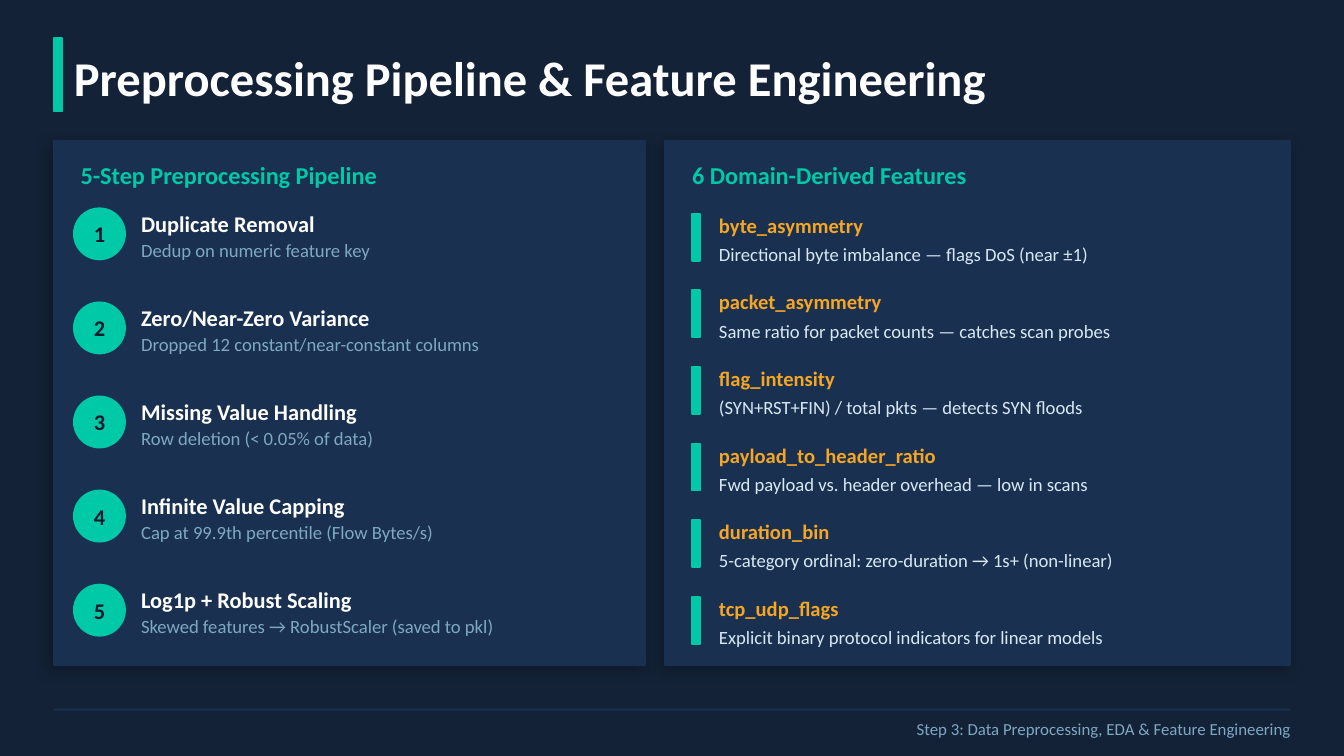
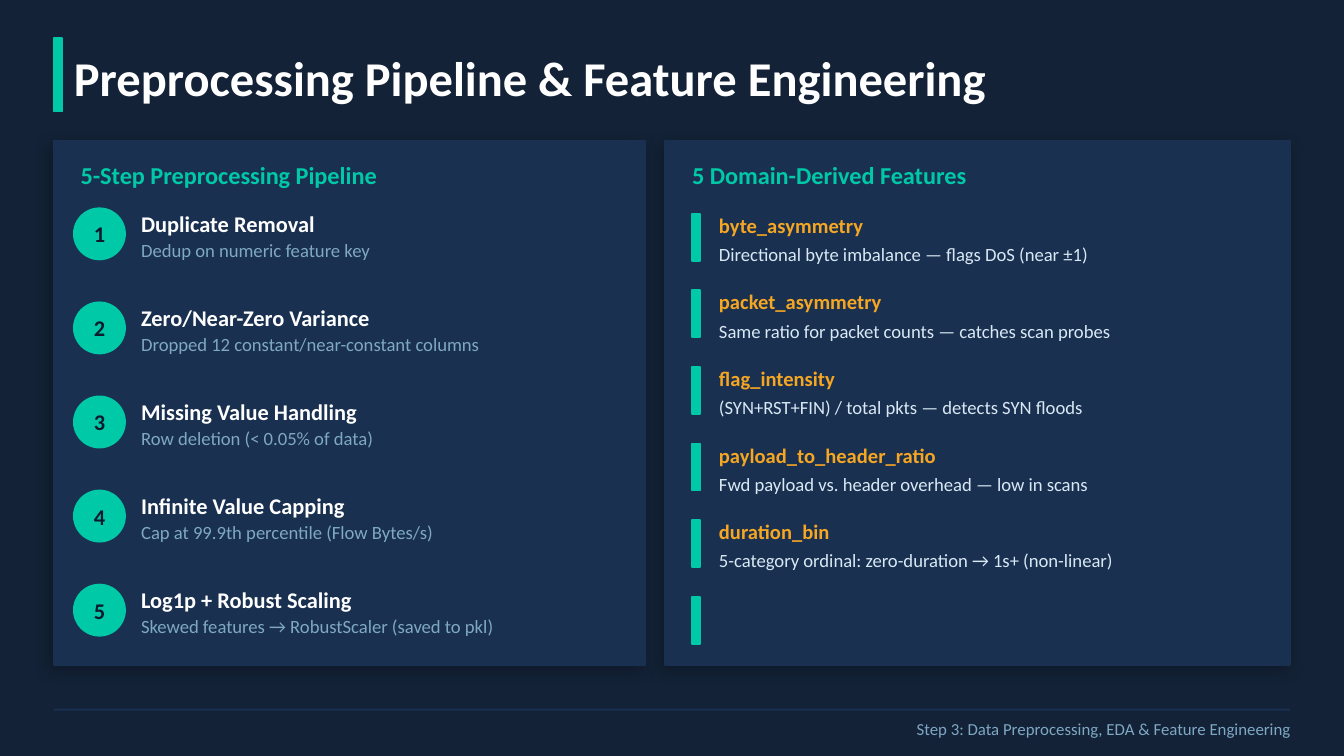
Before and after one commit to elitochanjr/cicids2017-intrusion-detection, a slide deck: slide 4 of reports/technical_presentation.pptx. Drawn at 1344x756 pixels with LibreOffice and Linux fonts; fonts in the diff are those of the drawing. Boxes give left, top, right and bottom in pixels: in the first picture for what was removed or moved away, otherwise in the second. Text is boxed around its words. In the diff, an @@ line names an element or a change of style, - is before the commit and + after.

```diff
--- a/reports/technical_presentation.pptx
+++ b/reports/technical_presentation.pptx
@@ text at box(692, 167, 966, 184): text changed @@
-6 Domain-Derived Features
+5 Domain-Derived Features
@@ text removed at box(719, 601, 839, 620) @@
-tcp_udp_flags
@@ text removed at box(719, 631, 1102, 647) @@
-Explicit binary protocol indicators for linear models
```
Also in this commit, not shown: 2 other slides changed.
